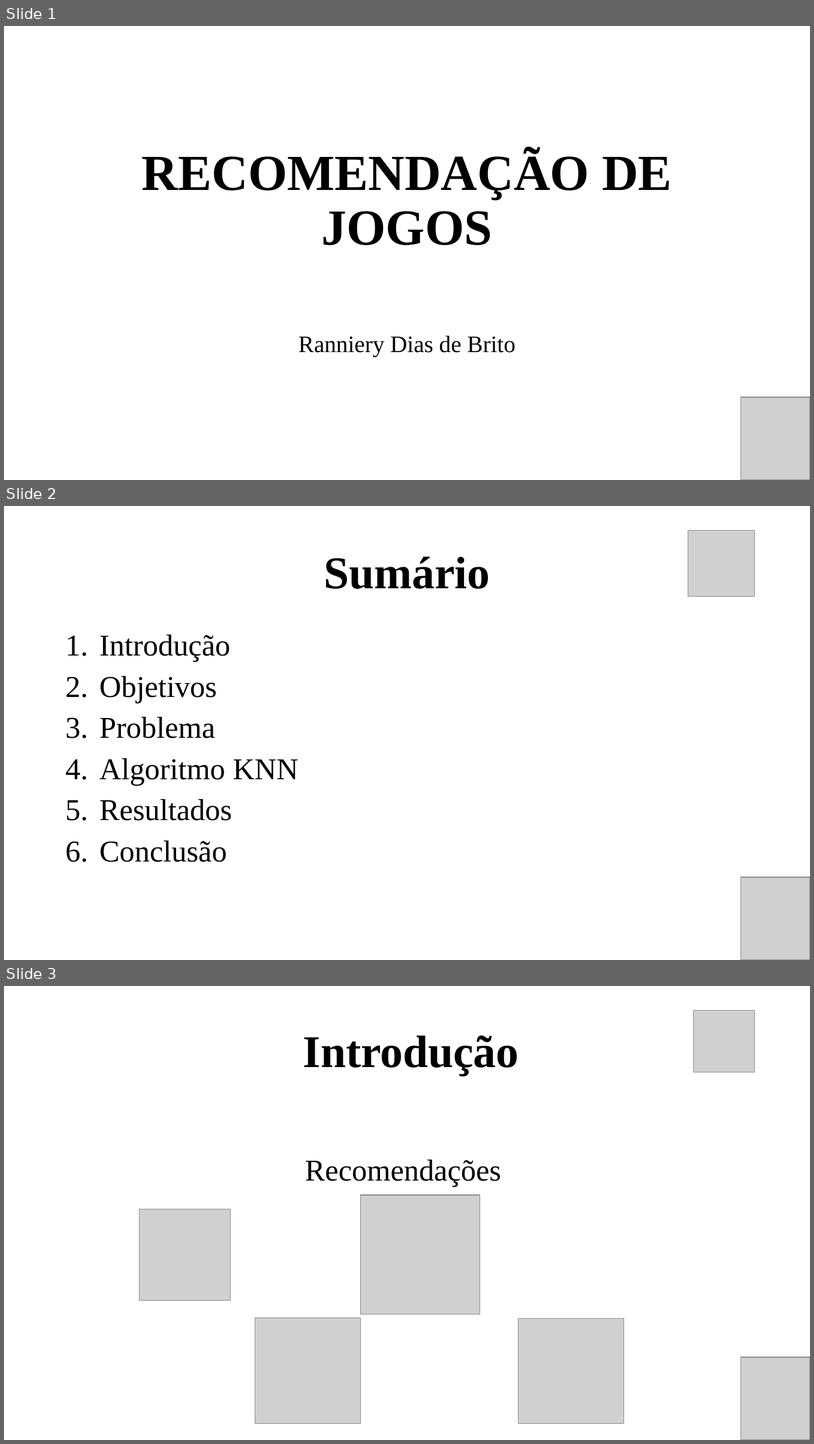
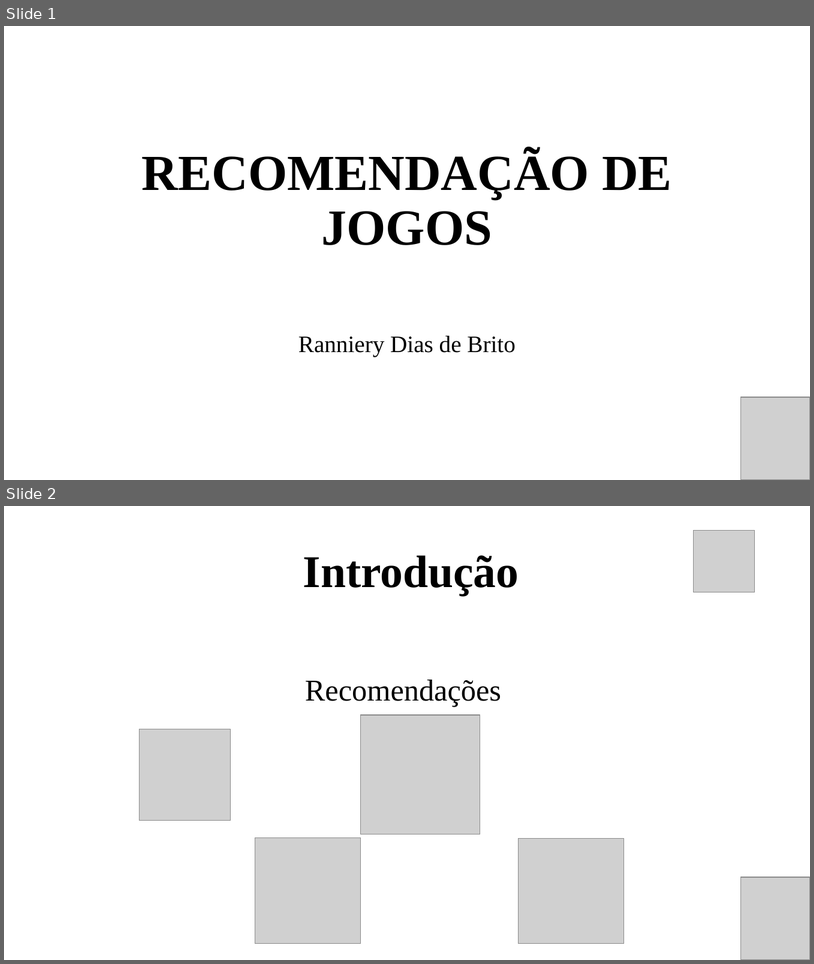
Before and after one commit to RannieryDias/IA_PROJETO, a slide deck: IA_PROJETO/artefatos/Projeto Apresentação.pptx. Shown one above the other, each under a label of ours: slides 1, 2 and 3 before the commit, slides 1 and 2 after it. The pictures are 814x1444 and 814x964 pixels, drawn with LibreOffice and Linux fonts; fonts in the diff are those of the drawing; grey boxes stand for pictures. Boxes give left, top, right and bottom in pixels: in the first picture for what was removed or moved away, otherwise in the second. Text is boxed around its words. In the diff, an @@ line names an element or a change of style, - is before the commit and + after.

```diff
--- a/IA_PROJETO/artefatos/Projeto Apresentação.pptx
+++ b/IA_PROJETO/artefatos/Projeto Apresentação.pptx
@@ slide 2 removed at (x1=4, y1=506, x2=810, y2=960), background #FFFFFF @@
@@ picture removed at (x1=688, y1=530, x2=755, y2=597) @@
@@ title removed at (x1=324, y1=556, x2=490, y2=589) @@
-Sumário
@@ text removed at (x1=99, y1=634, x2=299, y2=862) @@
-1. Introdução
-2. Objetivos
-3. Problema
-4. Algoritmo KNN
-5. Resultados
-6. Conclusão
@@ picture removed at (x1=741, y1=877, x2=810, y2=960) @@
@@ what was slide 3 is now slide 2 @@
```
Also in this commit, not shown: 2 slides changed, 1 other file.
